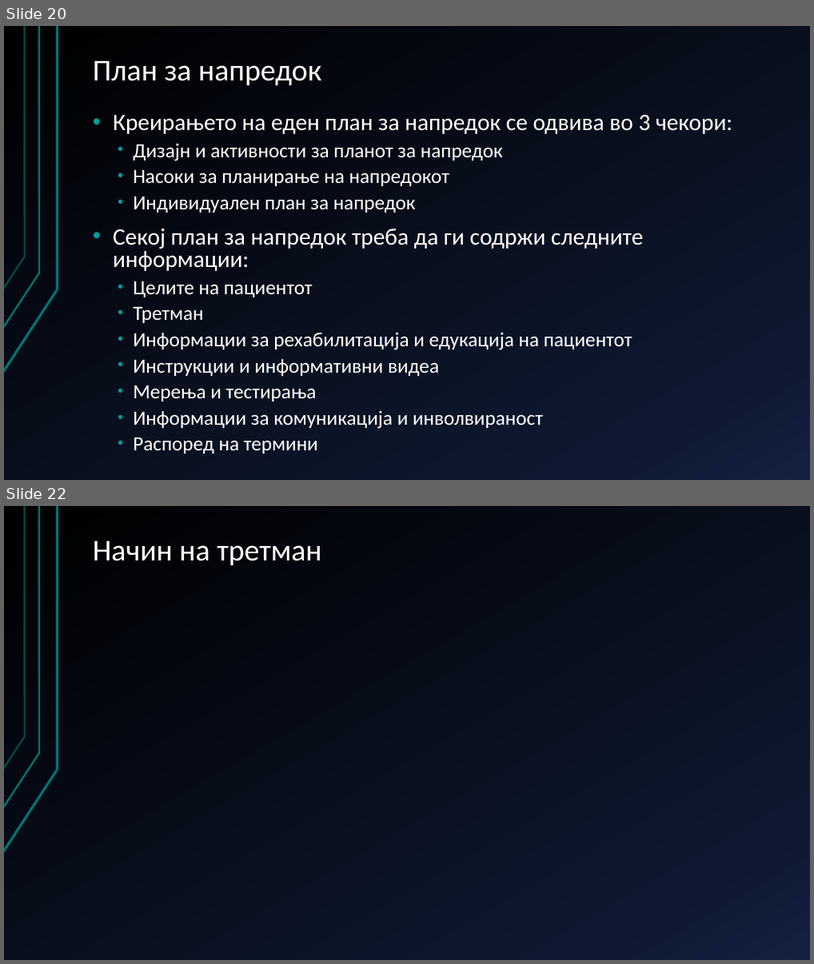
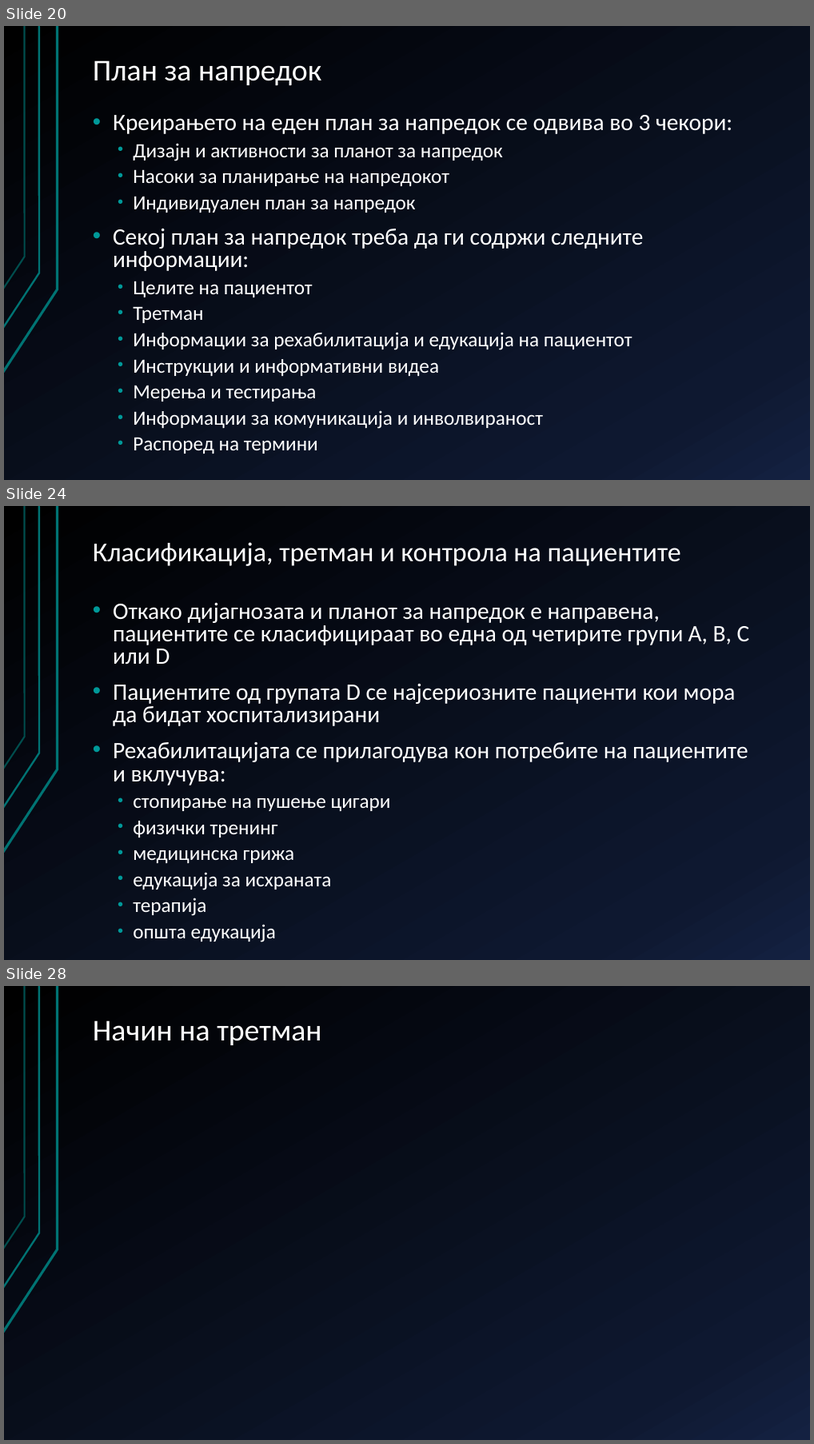
Before and after one commit to AlenDosev/Master, a slide deck: Master.pptx. Shown one above the other, each under a label of ours: slides 20 and 22 before the commit, slides 20, 24 and 28 after it; the slides between them are not shown. The pictures are 814x964 and 814x1444 pixels, drawn with LibreOffice and Linux fonts; fonts in the diff are those of the drawing. Boxes give left, top, right and bottom in pixels: in the first picture for what was removed or moved away, otherwise in the second. Text is boxed around its words. In the diff, an @@ line names an element or a change of style, - is before the commit and + after.

```diff
--- a/Master.pptx
+++ b/Master.pptx
@@ slide 24 added at bbox=[4, 506, 810, 960], background gradient #000000 to #0F1931 to #142242; not listed: 3 template elements that a slide beside it also shows @@
@@ title added at bbox=[93, 542, 682, 566], 32.4 pt, text #FFFFFF @@
+Класификација, третман и контрола на пациентите
@@ text added at bbox=[113, 602, 750, 942], 28 pt, text #FFFFFF @@
+• Откако дијагнозата и планот за напредок е направена, пациентите се класифицираат во една од четирите групи A, B, C или D
+• Пациентите од групата D се најсериозните пациенти кои мора да бидат хоспитализирани
+• Рехабилитацијата се прилагодува кон потребите на пациентите и вклучува:
+  • стопирање на пушење цигари
+  • физички тренинг
+  • медицинска грижа
+  • едукација за исхраната
+  • терапија
+  • општа едукација
@@ what was slide 22 is now slide 28 @@
```
Also in this commit, not shown: 1 slide changed, 8 other slides added.
